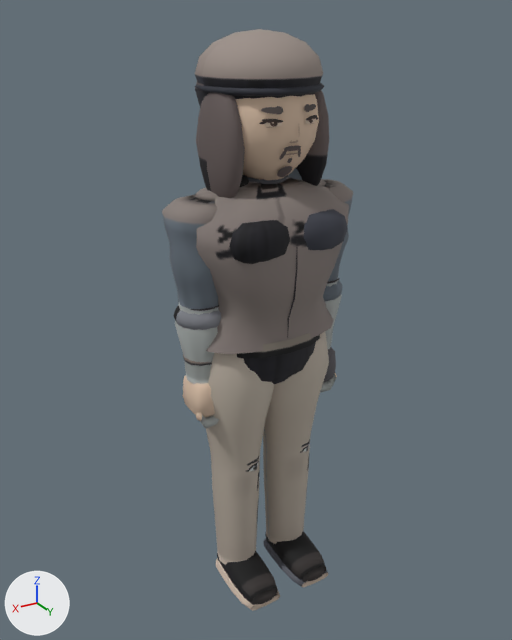
An edit to the glTF model assets/models/insu_a.glb, drawn before and after from the same camera.
One viewpoint serves both versions: a camera (50 mm lens) standing at (1.179, 1.925, 1.991) and looking at (0.009, -0.025, 1.015). Every picture has the same lights, and +X, +Y and +Z are marked at lower left. The older version comes first. Vertices at exactly the same position are counted once.

Names of what the first picture shows: 'Body'.
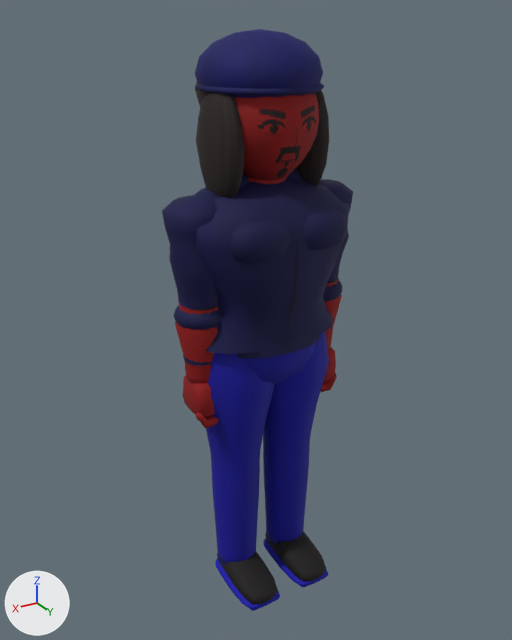
The change, as a diff of the scene's bpy script:
```diff
--- a/assets/models/insu_a.glb.py
+++ b/assets/models/insu_a.glb.py
@@ me_mesh_0 @@
 # used by ob_body; location = (0.0, 0.0, 0.0)
-me_mesh_0.from_pydata(...)  # 5307 vertices, 9766 faces; spans x -0.34..0.34, y -0.22..0.23, z -0.03..1.95
+me_mesh_0.from_pydata(...)  # 4336 vertices, 8220 faces; spans x -0.34..0.34, y -0.22..0.23, z -0.03..1.95
+# me_mesh_0 part 1: 21 loose pieces with 903 vertices, spanning x -0.1..0.1, y 0.11..0.18, z 1.54..1.75, are deleted
+# me_mesh_0 part 2: 16 vertices moved from x -0.09..0.12, y -0.1..0.16, z 1.51..1.7 to x -0.09..0.11, y -0.07..0.16, z 1.5..1.7; 369 vertices removed from x -0.17..0.17, y -0.17..0.17, z 1.51..1.88; 301 vertices added at x -0.17..0.17, y -0.17..0.17, z 1.49..1.88
+# me_mesh_0 part 3: 7586 kept faces spanning x -0.34..0.34, y -0.22..0.23, z -0.03..1.95 get new vertex colours
 me_mesh_0.materials.append(mat_material_0)
```

Where the change shows, as pixel boxes [x1, y1, x2, y2] in the pictures (512 x 640 px; the box of a moved part takes in the faces that stretch with it):
part 1 of me_mesh_0, deleted
    before: [259, 104, 318, 177]
part 2 of me_mesh_0, moved or reshaped
    before: [236, 94, 319, 180]
    after: [235, 94, 319, 181]
part 3 of me_mesh_0, recoloured (grey to blue)
    both: [162, 29, 353, 611]
